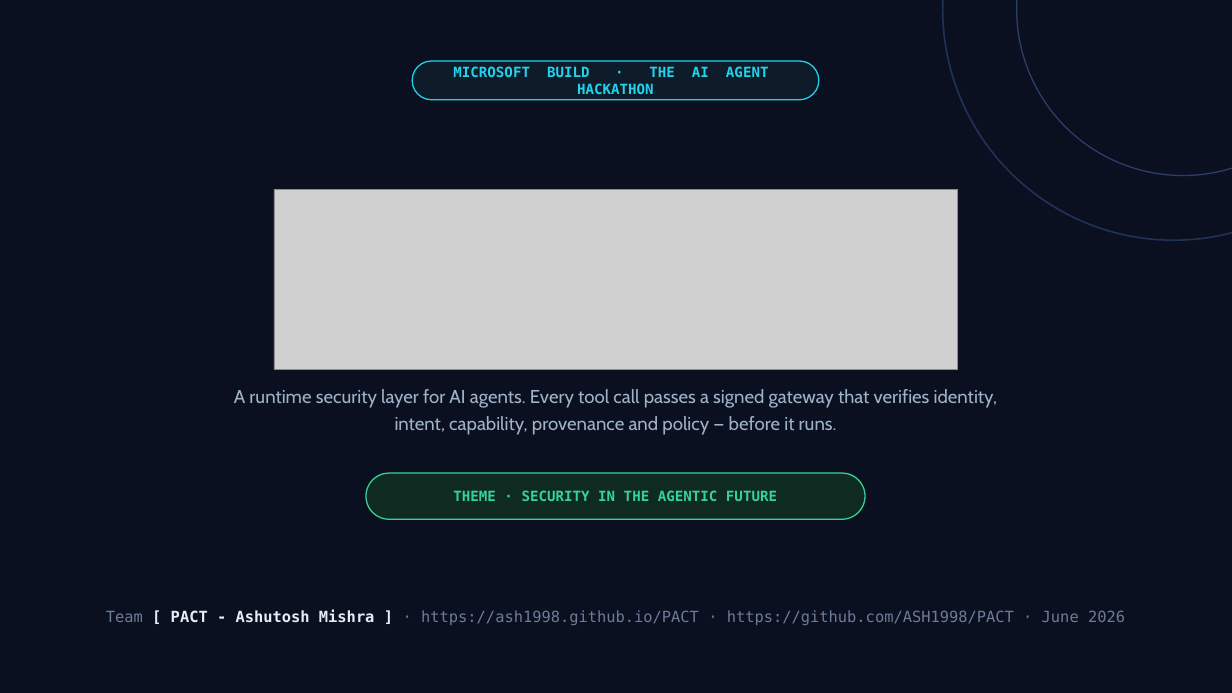
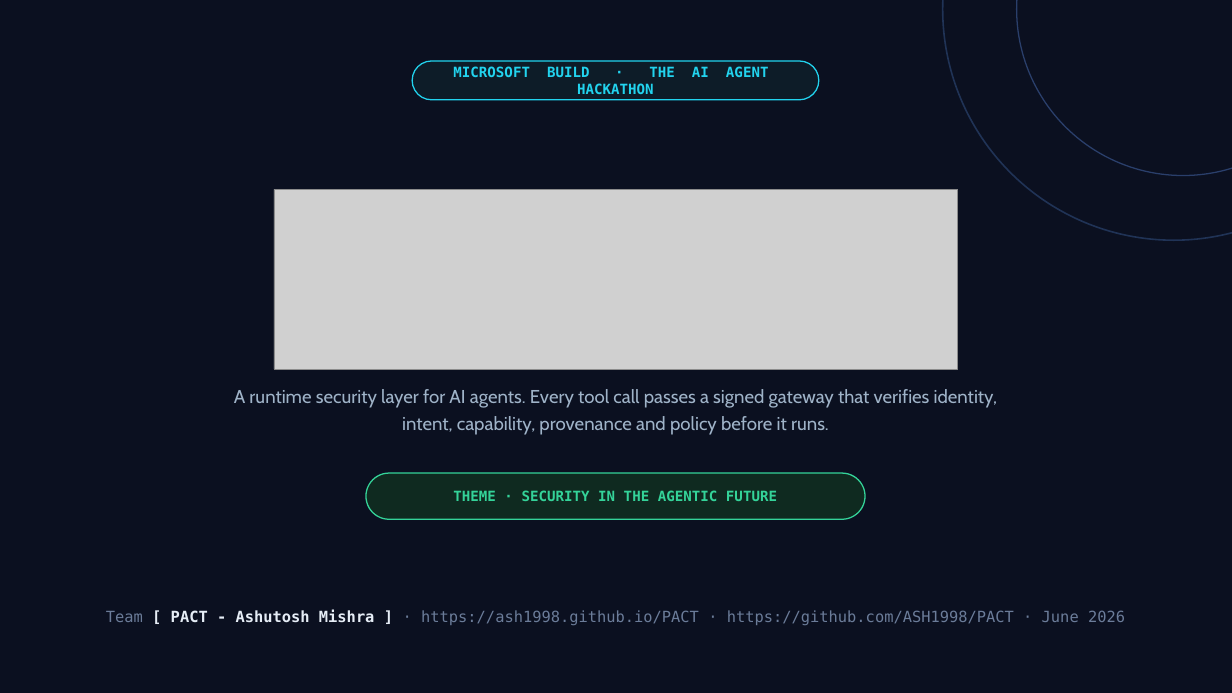
Before and after one commit to ASH1998/PACT, a slide deck: slide 1 of hackathon-deck/PACT_Deck.pptx. Drawn at 1232x693 pixels with LibreOffice and Linux fonts; fonts in the diff are those of the drawing; grey boxes stand for pictures. Boxes give left, top, right and bottom in pixels: in the first picture for what was removed or moved away, otherwise in the second. Text is boxed around its words. In the diff, an @@ line names an element or a change of style, - is before the commit and + after.

```diff
--- a/hackathon-deck/PACT_Deck.pptx
+++ b/hackathon-deck/PACT_Deck.pptx
@@ text at (x1=234, y1=389, x2=997, y2=435): text changed @@
-A runtime security layer for AI agents. Every tool call passes a signed gateway that verifies identity, intent, capability, provenance and policy — before it runs.
+A runtime security layer for AI agents. Every tool call passes a signed gateway that verifies identity, intent, capability, provenance and policy before it runs.
```
Also in this commit, not shown: 7 other slides changed, 2 other files.
